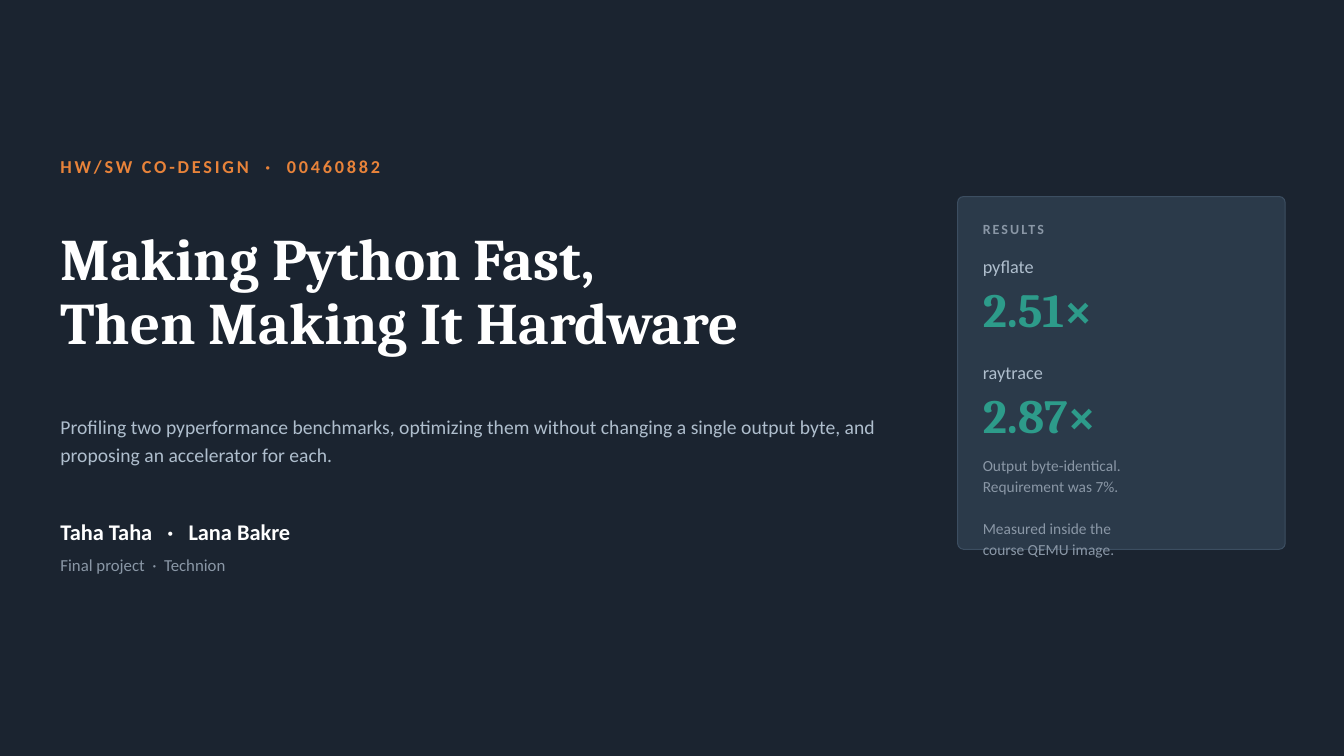
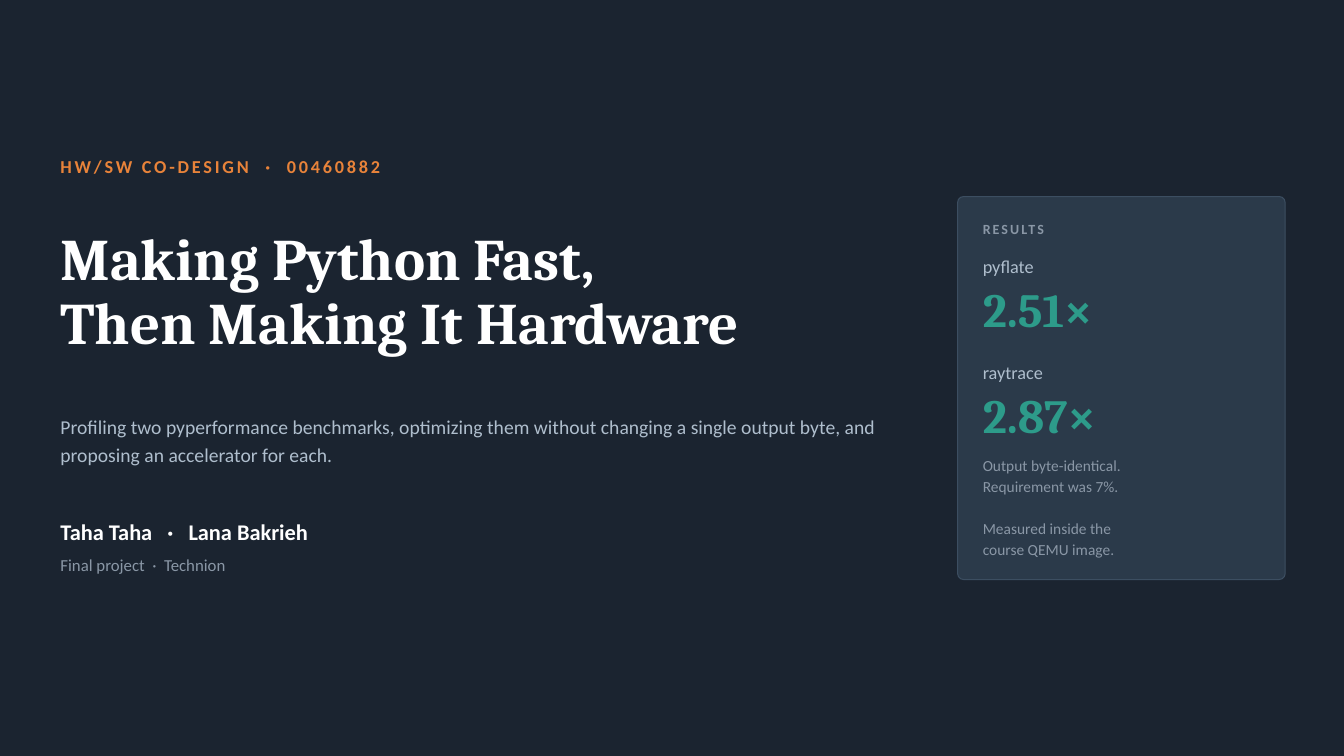
Before and after one commit to taha-tahaa/hwsw-codesign-project, a slide deck: slide 1 of presentation/HWSW_CoDesign_Final_Taha_Lana.pptx. Drawn at 1344x756 pixels with LibreOffice and Linux fonts; fonts in the diff are those of the drawing. Boxes give left, top, right and bottom in pixels: in the first picture for what was removed or moved away, otherwise in the second. Text is boxed around its words. In the diff, an @@ line names an element or a change of style, - is before the commit and + after.

```diff
--- a/presentation/HWSW_CoDesign_Final_Taha_Lana.pptx
+++ b/presentation/HWSW_CoDesign_Final_Taha_Lana.pptx
@@ rounded rectangle: place and size @@
-rounded rectangle at [958,197,1286,549]
+rounded rectangle at [958,197,1286,580]
@@ text at [60,524,308,540]: text changed @@
-Taha Taha · Lana Bakre
+Taha Taha · Lana Bakrieh
```
Also in this commit, not shown: 1 other slide changed, 1 other file.
